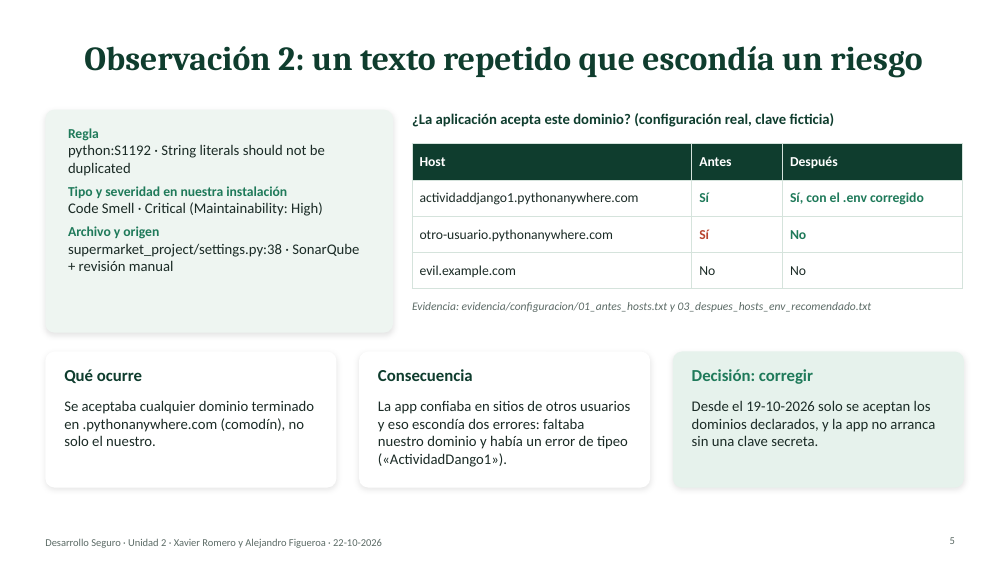
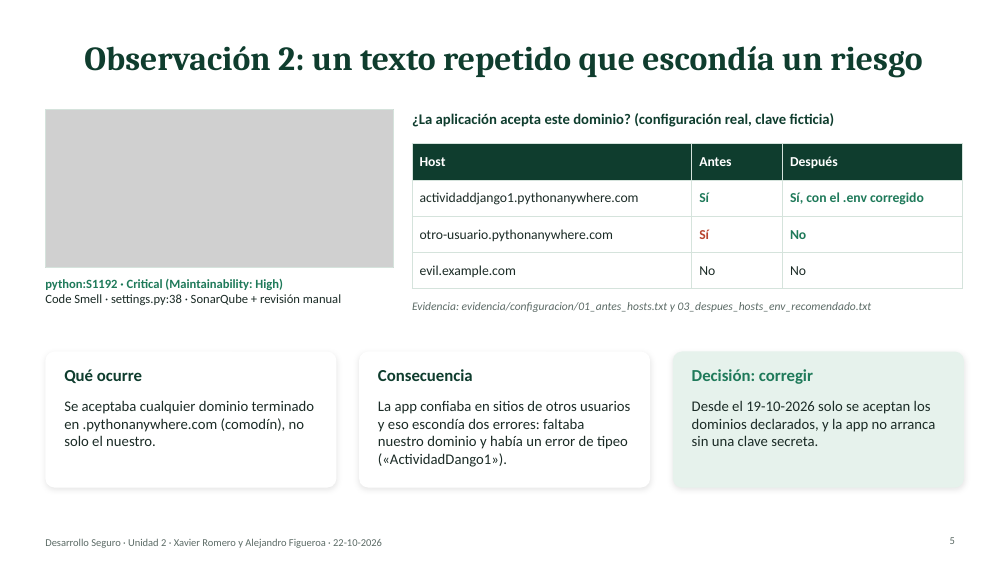
Before and after one commit to xaviiromf/desarrollo-seguro-10-09, a slide deck: slide 5 of evaluacion_u2/Presentacion_U2_Desarrollo_Seguro.pptx. Drawn at 1008x567 pixels with LibreOffice and Linux fonts; fonts in the diff are those of the drawing; grey boxes stand for pictures. Boxes give left, top, right and bottom in pixels: in the first picture for what was removed or moved away, otherwise in the second. Text is boxed around its words. In the diff, an @@ line names an element or a change of style, - is before the commit and + after.

Commit message:
docs: show SonarQube screenshots on analysis and observation slides

```diff
--- a/evaluacion_u2/Presentacion_U2_Desarrollo_Seguro.pptx
+++ b/evaluacion_u2/Presentacion_U2_Desarrollo_Seguro.pptx
@@ rounded rectangle removed at [45,110,393,333] @@
@@ picture added at [45,110,393,267] @@
@@ rectangle added at [45,110,393,267], outline #D5E3DC 0.75 pt @@
@@ text at [45,279,341,305]: text changed; size 14 to 12 pt @@
-Regla
-python:S1192 · String literals should not be duplicated
-Tipo y severidad en nuestra instalación
-Code Smell · Critical (Maintainability: High)
-Archivo y origen
-supermarket_project/settings.py:38 · SonarQube + revisión manual
+python:S1192 · Critical (Maintainability: High)
+Code Smell · settings.py:38 · SonarQube + revisión manual
```
Also in this commit, not shown: 2 other slides changed, 8 other files.
